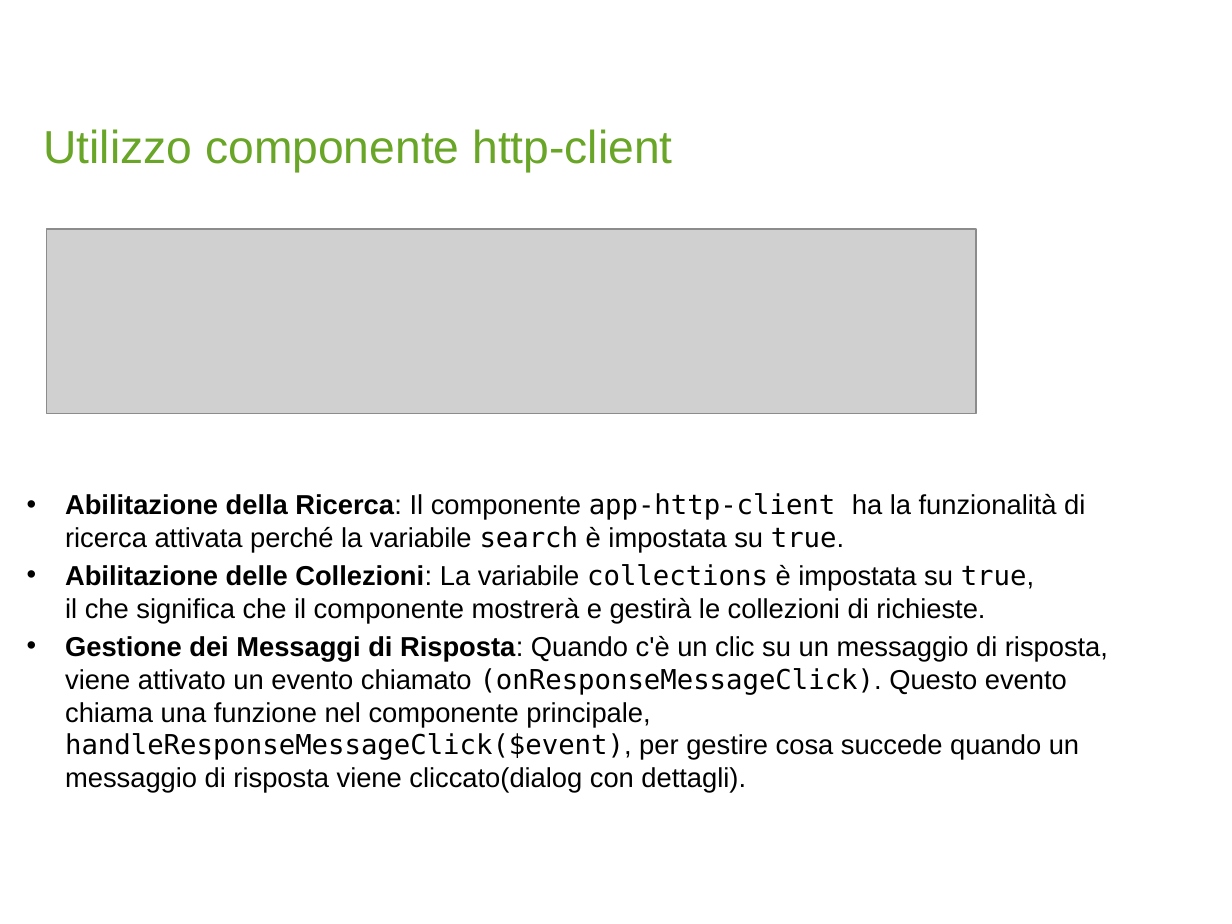
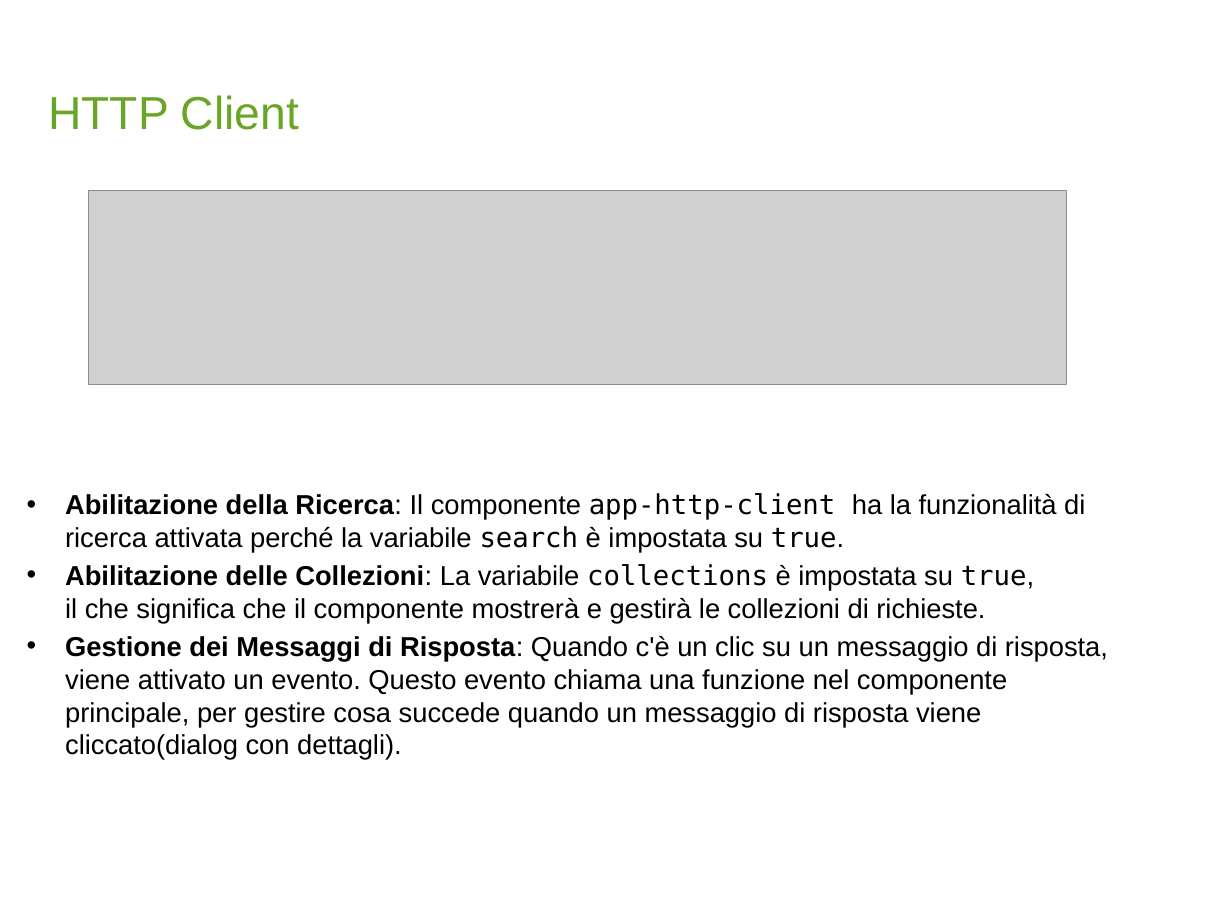
Before and after one commit to LorussoMarco/PostmanAngular, a slide deck: slide 7 of ClientHTTP-WebApplication.pptx. Drawn at 1232x924 pixels with LibreOffice and Linux fonts; fonts in the diff are those of the drawing; grey boxes stand for pictures; background and template pictures are left out. Boxes give left, top, right and bottom in pixels: in the first picture for what was removed or moved away, otherwise in the second. Text is boxed around its words. In the diff, an @@ line names an element or a change of style, - is before the commit and + after.

```diff
--- a/ClientHTTP-WebApplication.pptx
+++ b/ClientHTTP-WebApplication.pptx
@@ text at (x1=48, y1=95, x2=299, y2=130): text changed @@
-Utilizzo componente http-client
+HTTP Client
@@ picture resized from (x1=47, y1=229, x2=976, y2=414) to (x1=89, y1=191, x2=1067, y2=384) @@
@@ text at (x1=65, y1=636, x2=1108, y2=760): text changed @@
-• Gestione dei Messaggi di Risposta: Quando c'è un clic su un messaggio di risposta, viene attivato un evento chiamato (onResponseMessageClick). Questo evento chiama una funzione nel componente principale, handleResponseMessageClick($event), per gestire cosa succede quando un messaggio di risposta viene cliccato(dialog con dettagli).
+• Gestione dei Messaggi di Risposta: Quando c'è un clic su un messaggio di risposta, viene attivato un evento. Questo evento chiama una funzione nel componente principale, per gestire cosa succede quando un messaggio di risposta viene cliccato(dialog con dettagli).
```
Also in this commit, not shown: 10 other slides changed.
